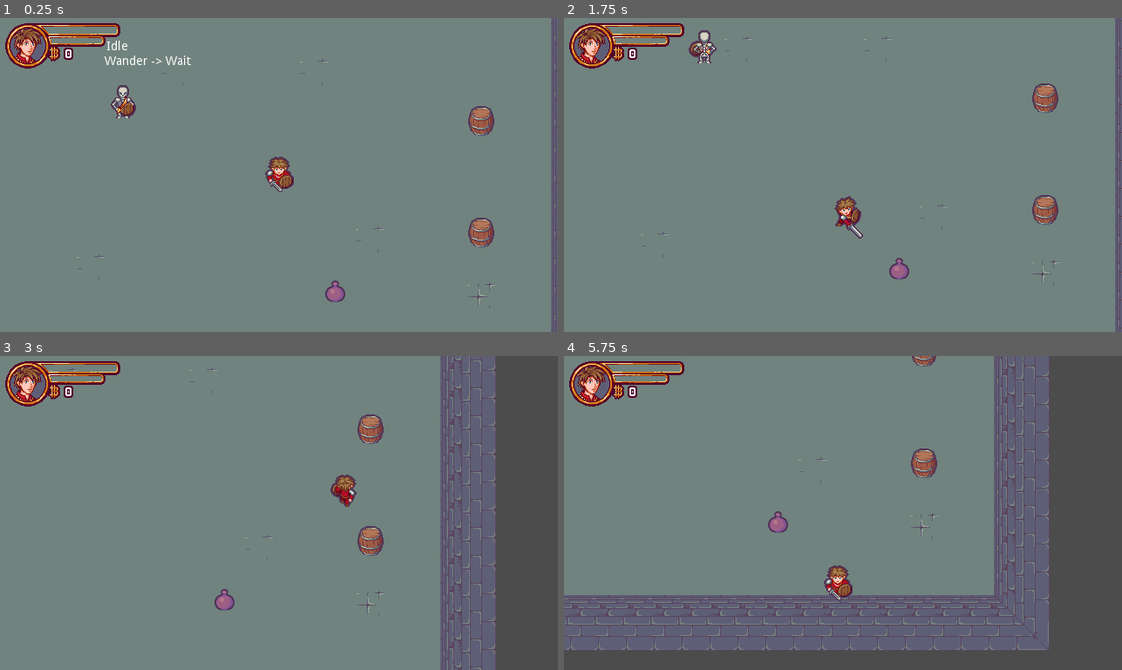
Above: before the commit, frames 1-4 (two rows, left to right).
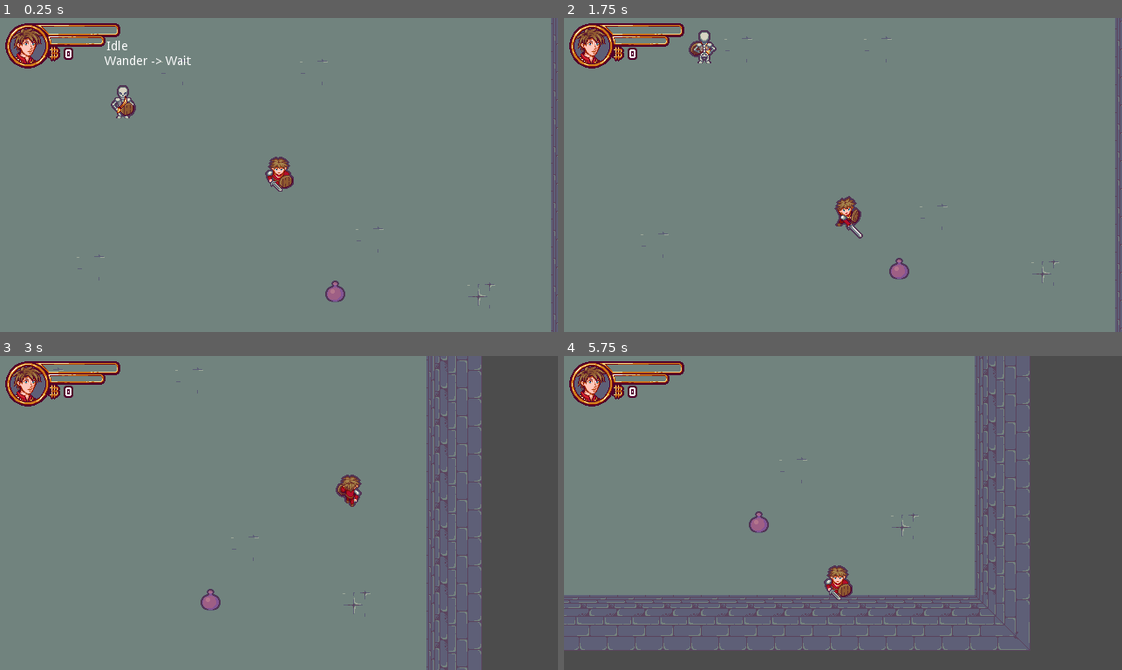
Above: after the commit, the same moments.

Repository: EvilYep/godot-rogue-like-tutorial
Game: Godot game, scene res://Scenes/Levels/Level.tscn
Same seed, same stepped clock (60 frames per second), same inputs: the game is played once before the commit and once after it. Sound files missing from this copy of the repository are replaced by a short silence.
Inputs:
- Up to frame 1 (0.25 s): no input
- Up to frame 2 (1.75 s): tap Enter (ui_accept) at 0.5, 0.77, 1.52 s; hold Right (ui_right) 0.53-1.28 s; hold Down (ui_down) from 1.28 s (still down)
- Up to frame 3 (3 s): release Down (ui_down) at 2.03 s; hold Right (ui_right) 2.03-2.78 s; hold Up (ui_up) from 2.78 s (still down)
- Up to frame 4 (5.75 s): tap Enter (ui_accept) at 3.02, 3.77, 4.52 s; release Up (ui_up) at 3.53 s; hold Left (ui_left) 3.53-5.03 s; hold Down (ui_down) from 5.03 s (still down)

The runs differ from the first frame. In frame 1, 0.7% of the frame differs, in the area x 83-89%, y 28-74%; in frame 2, 0.7%; in frame 3, 8.9%; in frame 4, 11%, in the area x 0-87%, y 0-94%.

Commit message:
A* and pathfinding :world_map:

Diff:
--- a/Scenes/Actors/Enemy/Enemy.gd
+++ b/Scenes/Actors/Enemy/Enemy.gd
@@ -8,6 +8,8 @@
 
 var target : Node2D = null
 var path : Array = []
+
+var pathfinder : PathFinder = null
 
 var target_in_chase_area : bool = false setget set_target_in_chase_area
 var target_in_attack_area : bool = false setget set_target_in_attack_area
@@ -53,7 +55,10 @@
 		behaviour_tree.set_state("Wander")
 
 func update_move_path(destination: Vector2) -> void:
-	path = [destination]
+	if pathfinder == null:
+		path = [destination]
+	else:
+		path = pathfinder.find_path(global_position, destination)
 
 func move_along_path(delta:float) -> void:
 	if path.empty():
--- a/Scenes/Actors/Enemy/Enemy.tscn
+++ b/Scenes/Actors/Enemy/Enemy.tscn
@@ -11,7 +11,7 @@
 "speed": 5.0
 } ]
 
-[node name="Enemy" instance=ExtResource( 1 )]
+[node name="Enemy" groups=["Enemy"] instance=ExtResource( 1 )]
 script = ExtResource( 2 )
 
 [node name="AnimatedSprite" parent="." index="0"]
--- /dev/null
+++ b/Scenes/Levels/Level.gd
@@ -0,0 +1,9 @@
+extends YSort
+
+onready var pathfinder = $Tilemap/PathFinder
+
+func _ready() -> void:
+	var enemies = get_tree().get_nodes_in_group("Enemy")
+
+	for enemy in enemies:
+		enemy.pathfinder = pathfinder
--- a/Scenes/Levels/Level.tscn
+++ b/Scenes/Levels/Level.tscn
@@ -1,9 +1,10 @@
-[gd_scene load_steps=49 format=2]
+[gd_scene load_steps=51 format=2]
 
 [ext_resource path="res://Scenes/Actors/Character/Player.tscn" type="PackedScene" id=1]
 [ext_resource path="res://Scenes/Levels/Tilesets/Tileset.png" type="Texture" id=2]
 [ext_resource path="res://Scenes/InteractiveObjects/Jar/Jar.tscn" type="PackedScene" id=3]
 [ext_resource path="res://Scenes/InteractiveObjects/Chest/Chest.tscn" type="PackedScene" id=4]
+[ext_resource path="res://Scenes/Levels/PathFinder.gd" type="Script" id=5]
 [ext_resource path="res://Scenes/UI/HUD/HUD_Mask.png" type="Texture" id=6]
 [ext_resource path="res://Scenes/UI/HUD/HUD.png" type="Texture" id=7]
 [ext_resource path="res://Scenes/UI/HUD/Portrait.png" type="Texture" id=8]
@@ -11,6 +12,7 @@
 [ext_resource path="res://Scenes/UI/HUD/HUD.gd" type="Script" id=10]
 [ext_resource path="res://Scenes/Levels/CoinFactory.gd" type="Script" id=11]
 [ext_resource path="res://Scenes/Actors/Enemy/Skeleton/Skeleton.tscn" type="PackedScene" id=12]
+[ext_resource path="res://Scenes/Levels/Level.gd" type="Script" id=13]
 
 [sub_resource type="ConvexPolygonShape2D" id=2]
 points = PoolVector2Array( 32, 32, 0, 32, 0, 0, 32, 0 )
@@ -195,7 +197,7 @@
 "shape_transform": Transform2D( 1, 0, 0, 1, 0, 0 )
 } ]
 3/z_index = 0
-4/name = "Tileset.png 4"
+4/name = "Wall"
 4/texture = ExtResource( 2 )
 4/tex_offset = Vector2( 0, 0 )
 4/modulate = Color( 1, 1, 1, 1 )
@@ -409,7 +411,7 @@
 "shape_transform": Transform2D( 1, 0, 0, 1, 0, 0 )
 } ]
 4/z_index = 0
-5/name = "Tileset.png 5"
+5/name = "Floor"
 5/texture = ExtResource( 2 )
 5/tex_offset = Vector2( 0, 0 )
 5/modulate = Color( 1, 1, 1, 1 )
@@ -437,21 +439,19 @@
 font_data = ExtResource( 9 )
 
 [node name="Level" type="YSort"]
+script = ExtResource( 13 )
 __meta__ = {
 "_edit_lock_": true
 }
 
-[node name="Walls&Ground" type="TileMap" parent="."]
+[node name="Tilemap" type="TileMap" parent="."]
 tile_set = SubResource( 1 )
 cell_size = Vector2( 32, 32 )
 format = 1
-tile_data = PoolIntArray( 0, 4, 0, 1, 4, 3, 2, 4, 3, 3, 4, 3 …(5595 unchanged characters)…  786438, 5, 0, 786439, 5, 0, 786440, 5, 0, 786441, 5, 0, 786442, 5, 0, 786443, 5, …(3478 unchanged characters)…
-
-[node name="Decoration" type="TileMap" parent="."]
-tile_set = SubResource( 1 )
-cell_size = Vector2( 32, 32 )
-format = 1
-tile_data = PoolIntArray( 15, 2, 0, 458779, 3, 0, 720923, 3, 0 )
+tile_data = PoolIntArray( 0, 4, 0, 1, 4, 3, 2, 4, 3, 3, 4, 3 …(5595 unchanged characters)…  786438, 5, 0, 786439, 5, 0, 786440, 5, 2, 786441, 5, 0, 786442, 5, 0, 786443, 5, …(3478 unchanged characters)…
+
+[node name="PathFinder" type="Node" parent="Tilemap"]
+script = ExtResource( 5 )
 
 [node name="Jar" parent="." instance=ExtResource( 3 )]
 position = Vector2( 264, 310 )
--- /dev/null
+++ b/Scenes/Levels/PathFinder.gd
@@ -0,0 +1,68 @@
+extends Node
+
+class_name PathFinder
+
+onready var tilemap = get_parent()
+
+var astar = AStar2D.new()
+
+var room_size := Vector2.ZERO
+
+#### BUILT-IN ####
+
+func _ready() -> void:
+	room_size = tilemap.get_used_rect().size
+
+	_init_astar()
+
+#### LOGIC ####
+
+func find_path(from: Vector2, to: Vector2) -> PoolVector2Array:
+	var from_cell = tilemap.world_to_map(from)
+	var to_cell = tilemap.world_to_map(to)
+	var from_cell_id = _compute_point_index(from_cell)
+	var to_cell_id = _compute_point_index(to_cell)
+
+	var point_path = astar.get_point_path(from_cell_id, to_cell_id)
+	var path := PoolVector2Array()
+
+	for i in range(point_path.size()):
+		if i == 0 : continue
+		var point = point_path[i]
+
+		var pos = tilemap.map_to_world(point) if i != point_path.size() - 1 else to
+		path.append(pos)
+
+	return path
+
+func _init_astar() -> void:
+	var cells_array = tilemap.get_used_cells()
+
+	# Add every ground cell as a point in astar
+	for cell in cells_array:
+		var tile_id = tilemap.get_cellv(cell)
+		var tile_name = tilemap.tile_set.tile_get_name(tile_id)
+
+		if tile_name == "Floor":
+			var point_id = _compute_point_index(cell)
+			astar.add_point(point_id, cell)
+
+	_astar_connect_points(cells_array)
+
+func _compute_point_index(cell: Vector2) -> int:
+	return int(abs(cell.x + room_size.x * cell.y))
+
+func _astar_connect_points(point_array: Array) -> void:
+	for point in point_array:
+		var point_index = _compute_point_index(point)
+
+		if !astar.has_point(point_index):
+			continue
+
+		for y_offset in range(3):
+			for x_offset in range(3):
+				var point_relative = Vector2(point.x + x_offset -1, point.y + y_offset -1)
+				var point_rel_id = _compute_point_index(point_relative)
+				if point_relative == point or !astar.has_point(point_rel_id):
+					continue
+				astar.connect_points(point_index, point_rel_id)
--- a/project.godot
+++ b/project.godot
@@ -59,6 +59,11 @@
 "language": "GDScript",
 "path": "res://Scenes/Actors/Enemy/BehaviourStates/GoToState.gd"
 }, {
+"base": "Node",
+"class": "PathFinder",
+"language": "GDScript",
+"path": "res://Scenes/Levels/PathFinder.gd"
+}, {
 "base": "Actor",
 "class": "Player",
 "language": "GDScript",
@@ -100,6 +105,7 @@
 "Enemy": "",
 "EnemyMoveState": "",
 "GoToState": "",
+"PathFinder": "",
 "Player": "",
 "State": "",
 "StateLabel": "",
